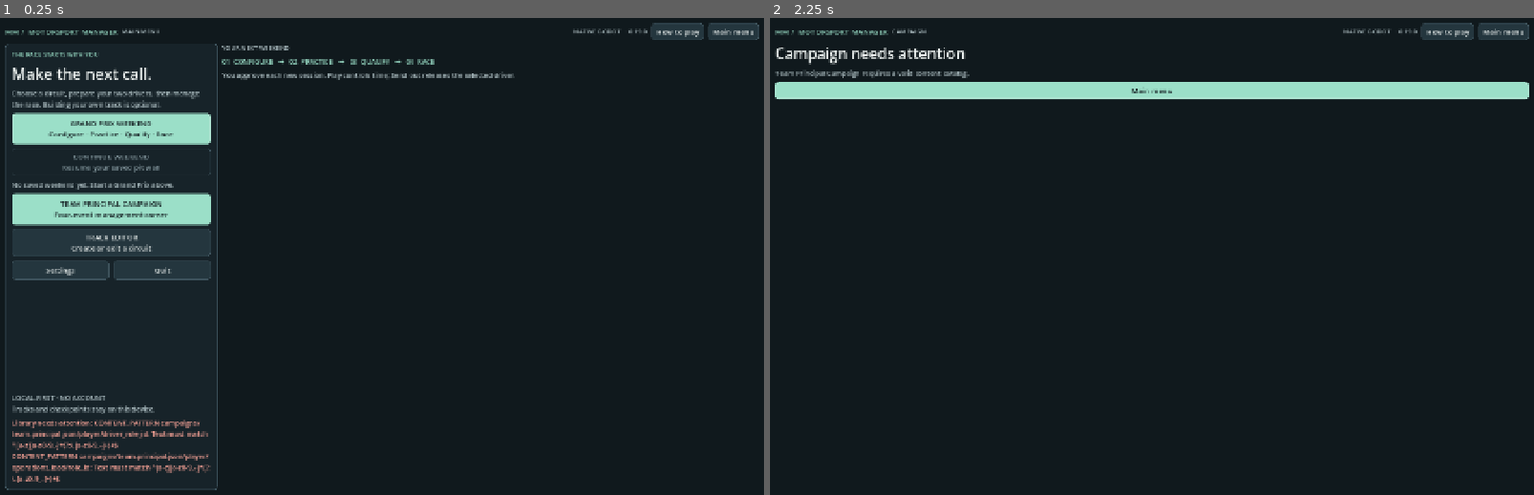
Above: before the commit, frames 1-2 (left to right).
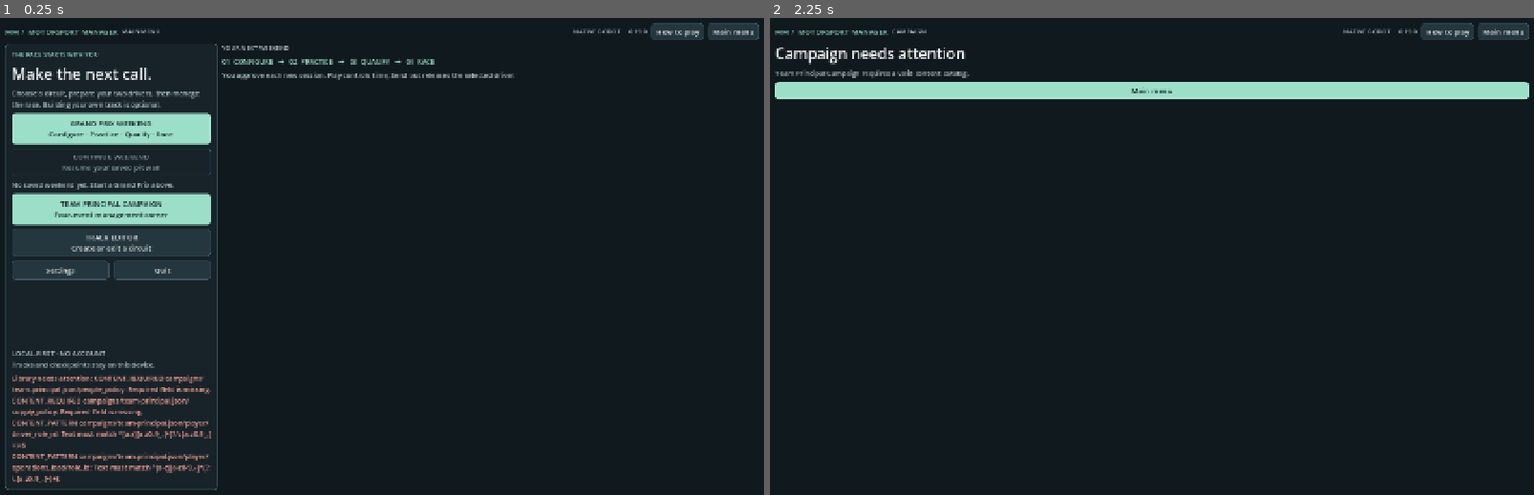
Above: after the commit, the same moments.

Repository: Luis85/motorsport-manager
Game: Godot game, scene res://scenes/main.tscn
The game is run twice, just before and just after one commit, with the same random seed, the same clock (stepped at 60 frames per second) and the same inputs.
Inputs:
- Up to frame 1 (0.25 s): no input
- Up to frame 2 (2.25 s): click "TEAM PRINCIPAL CAMPAIGN Four-…" at 0.5 s; click "Main menu" at 1.25 s; click "TEAM PRINCIPAL CAMPAIGN Four-…" at 2 s

The runs differ from the first frame. In frame 1, 1.8% of the frame differs, in the area x 1-28%, y 69-91%; in frame 2, nothing differs.

Commit message:
feat: author people and supply tuning policies

Diff:
--- a/scripts/domain/content/campaign_definition.gd
+++ b/scripts/domain/content/campaign_definition.gd
@@ -61,6 +61,8 @@
 			"available_days": ContentSchema.integer(1, MAX_DAYS)}), 32, 1),
 		"rivals": ContentSchema.array(rival, CampaignSeriesRules.MAX_ENTRANTS - 1, 1),
 		"rival_policy": CampaignRivalPolicy.fields(),
+		"people_policy": CampaignPeoplePolicy.fields(),
+		"supply_policy": CampaignSupplyPolicy.fields(),
 		"event_finance": ContentSchema.object({
 			"departure_cost_minor": ContentSchema.integer(0, MAX_MONEY_MINOR),
 			"participation_minor": ContentSchema.integer(0, MAX_MONEY_MINOR),
@@ -115,6 +117,10 @@
 		facilities[facility.id] = true
 	if not CampaignRivalPolicy.valid(record.rival_policy):
 		return "Campaign rival policy is invalid."
+	if not CampaignPeoplePolicy.valid(record.people_policy):
+		return "Campaign people policy is invalid."
+	if not CampaignSupplyPolicy.valid(record.supply_policy):
+		return "Campaign supply policy is invalid."
 	return ""
 
 func to_record() -> Dictionary:
